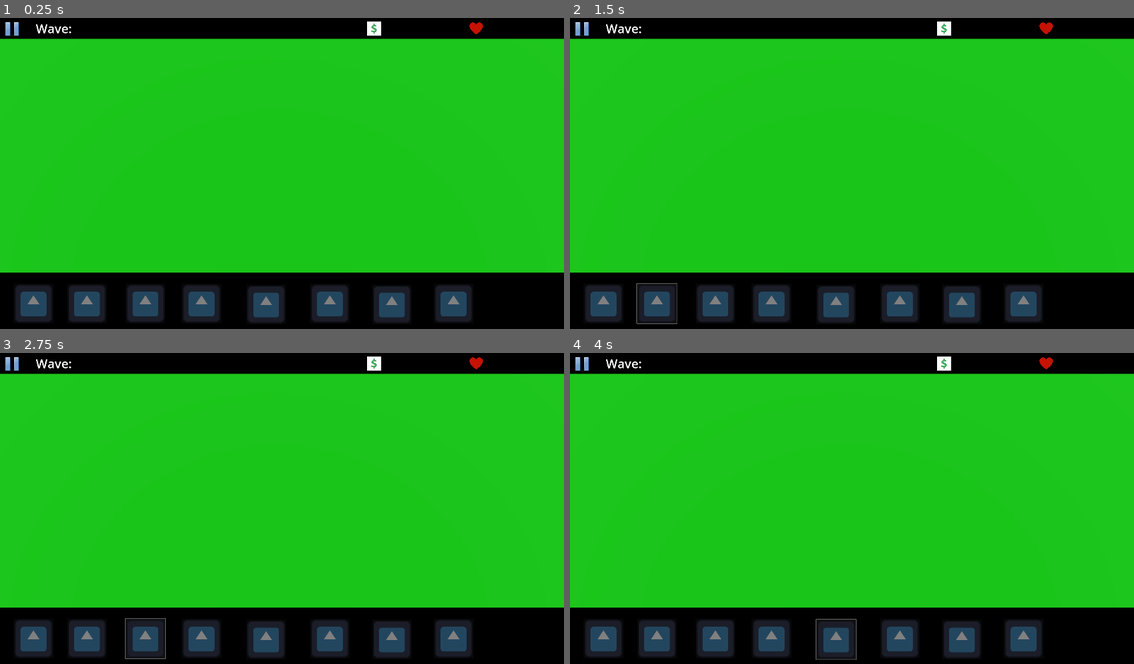
Above: before the commit, frames 1-4 (two rows, left to right).
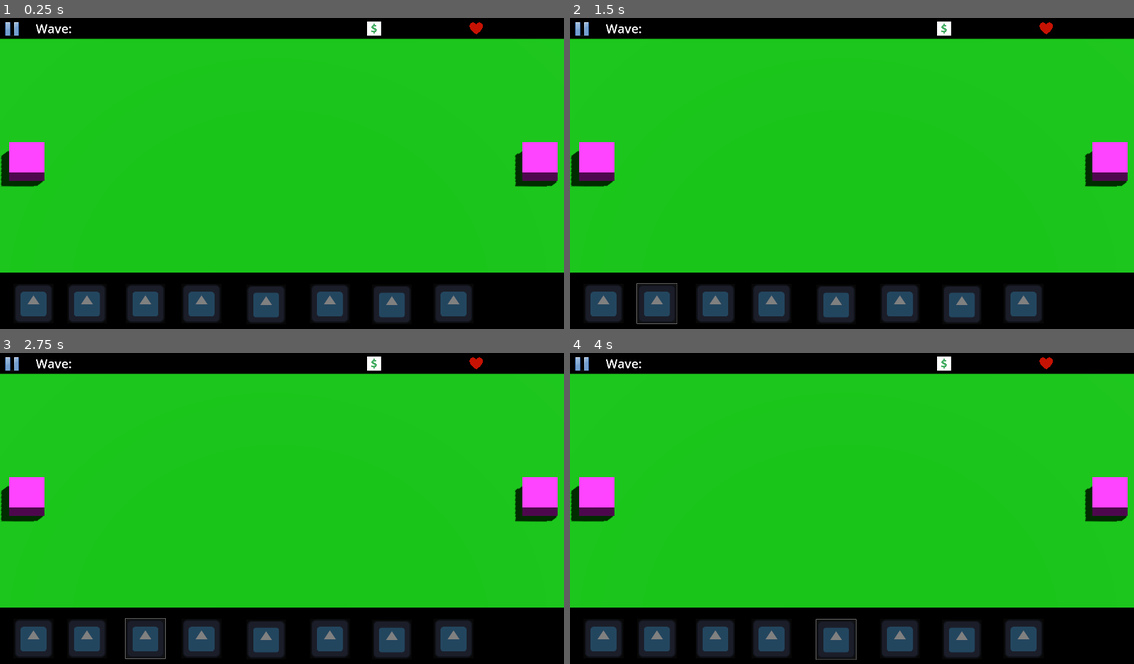
Above: after the commit, the same moments.

Repository: Vatvo/TrainJam
Game: Godot game, scene res://levels/main.tscn
Two runs of this game, one before a commit and one after it. Both use one fixed random seed, a clock stepped at 60 frames per second and the inputs below. The engine's default icon, where the game draws it, is replaced by a stand-in: a white triangle on a blue panel in a dark square.
Inputs (mouse positions are in pixels of both pictures, inside the frame that each line leads up to):
- Up to frame 1 (0.25 s): no input
- Up to frame 2 (1.5 s): click (603, 304) at 0.5 s; click (654, 304) at 1.25 s
- Up to frame 3 (2.75 s): click (146, 639) at 2 s
- Up to frame 4 (4 s): click (773, 639) at 2.75 s; click (835, 639) at 3.5 s

The runs differ from the first frame. In frame 1, 2.1% of the frame differs, in the area x 0-99%, y 39-55%; in frame 2, 2.1%; in frame 3, 2.1%; in frame 4, 2.1%.

Commit message:
Limit Towers to Paths

Diff:
--- a/levels/main.tscn
+++ b/levels/main.tscn
@@ -10,6 +10,7 @@
 [ext_resource type="Texture2D" uid="uid://rl63h56uckpi" path="res://Images/pause.webp" id="7_drara"]
 [ext_resource type="Texture2D" uid="uid://1rfcwo8ib7bq" path="res://Images/heart.webp" id="8_w1i4s"]
 [ext_resource type="PackedScene" uid="uid://d0ewamj2o5p68" path="res://objects/tower/tower.tscn" id="10_s0ouj"]
+[ext_resource type="Material" uid="uid://cltn8ydkppp4q" path="res://tempmat.tres" id="11_7qv6w"]
 
 [sub_resource type="Environment" id="Environment_epp8i"]
 background_color = Color(0.699653, 0.699653, 0.699653, 1)
@@ -24,6 +25,15 @@
 
 [sub_resource type="BoxShape3D" id="BoxShape3D_omlow"]
 size = Vector3(20.9, 0.2, 10.6)
+
+[sub_resource type="Curve3D" id="Curve3D_e6flp"]
+_data = {
+"points": PackedVector3Array(0, 0, 0, 0, 0, 0, 0, 0, 0, 0, 0, 0, 0, 0, 0, 10, 0, 0),
+"tilts": PackedFloat32Array(0, 0)
+}
+point_count = 2
+
+[sub_resource type="BoxMesh" id="BoxMesh_15sd3"]
 
 [node name="Main" type="Node3D"]
 
@@ -62,8 +72,9 @@
 transform = Transform3D(1, 0, 0, 0, 1, 0, 0, 0, 1, -0.25, -0.1, 0)
 shape = SubResource("BoxShape3D_omlow")
 
-[node name="TowerPlacer" type="Node" parent="."]
+[node name="TowerPlacer" type="Node" parent="." node_paths=PackedStringArray("valid_paths")]
 script = ExtResource("2_l7tu0")
+valid_paths = [NodePath("../Path3D")]
 
 [node name="CanvasLayer" type="CanvasLayer" parent="."]
 
@@ -186,3 +197,17 @@
 position = Vector2(1621, 33)
 scale = Vector2(0.138672, 0.138672)
 texture = ExtResource("8_w1i4s")
+
+[node name="Path3D" type="Path3D" parent="."]
+transform = Transform3D(1, 0, 0, 0, 1, 0, 0, 0, 1, -5.74937, 0.235132, 0)
+curve = SubResource("Curve3D_e6flp")
+
+[node name="MeshInstance3D2" type="MeshInstance3D" parent="."]
+transform = Transform3D(1, 0, 0, 0, 1, 0, 0, 0, 1, -7.24724, 0, 0)
+material_override = ExtResource("11_7qv6w")
+mesh = SubResource("BoxMesh_15sd3")
+
+[node name="MeshInstance3D3" type="MeshInstance3D" parent="."]
+transform = Transform3D(1, 0, 0, 0, 1, 0, 0, 0, 1, 7.31977, 0, 0)
+material_override = ExtResource("11_7qv6w")
+mesh = SubResource("BoxMesh_15sd3")
--- a/objects/tower/tower.tscn
+++ b/objects/tower/tower.tscn
@@ -1,8 +1,11 @@
-[gd_scene load_steps=3 format=3 uid="uid://d0ewamj2o5p68"]
+[gd_scene load_steps=4 format=3 uid="uid://d0ewamj2o5p68"]
 
 [ext_resource type="Script" path="res://objects/tower/tower.gd" id="1_ut7dg"]
 
+[sub_resource type="StandardMaterial3D" id="StandardMaterial3D_tvgjl"]
+
 [sub_resource type="BoxMesh" id="BoxMesh_rjtjw"]
+material = SubResource("StandardMaterial3D_tvgjl")
 
 [node name="MeshInstance3D2" type="MeshInstance3D"]
 mesh = SubResource("BoxMesh_rjtjw")
--- a/objects/tower_placer/tower_placer.gd
+++ b/objects/tower_placer/tower_placer.gd
@@ -4,7 +4,9 @@
 @onready var camera: Camera3D = $"../Camera3D"
 
 @export var current_tower: Tower
+@export var valid_paths: Array[Path3D]
 var isPlacing: bool = false
+var validPlacement: Dictionary = {"valid": false, "position": Vector3(0,0,0)}
 
 # Called when the node enters the scene tree for the first time.
 func _ready():
@@ -13,6 +15,8 @@
 
 # Called every frame. 'delta' is the elapsed time since the previous frame.
 func _process(delta):
+
+
 	if isPlacing:
 		var mouse_pos: Vector2i = get_viewport().get_mouse_position()
 		var ray_length: int = 8000
@@ -29,8 +33,25 @@
 		if !raycast_result.is_empty():
 			current_tower.position = raycast_result["position"]
 
+		validPlacement = check_valid_placement()
+		if validPlacement["valid"]:
+			current_tower.mesh.material.albedo_color = Color(0,1,0,0.5)
+			current_tower.position = validPlacement["position"]
+
+		else:
+			current_tower.mesh.material.albedo_color = Color(1,0,0,0.5)
+
+func check_valid_placement():
+	var res: bool = false
+	for path in valid_paths:
+		var closest_point = path.curve.get_closest_point(current_tower.position)
+		if current_tower.position.distance_to(closest_point) < 0.5:
+			return {"valid": true, "position": closest_point}
+	return {"valid": false, "position": Vector3(0,0,0)}
+
+
 func _input(event):
-	if event is InputEventMouseButton:
+	if event is InputEventMouseButton && validPlacement["valid"]:
 		isPlacing = false
 		current_tower = null
 
Not shown: 1 places in levels/main.tscn that only renumber resources
